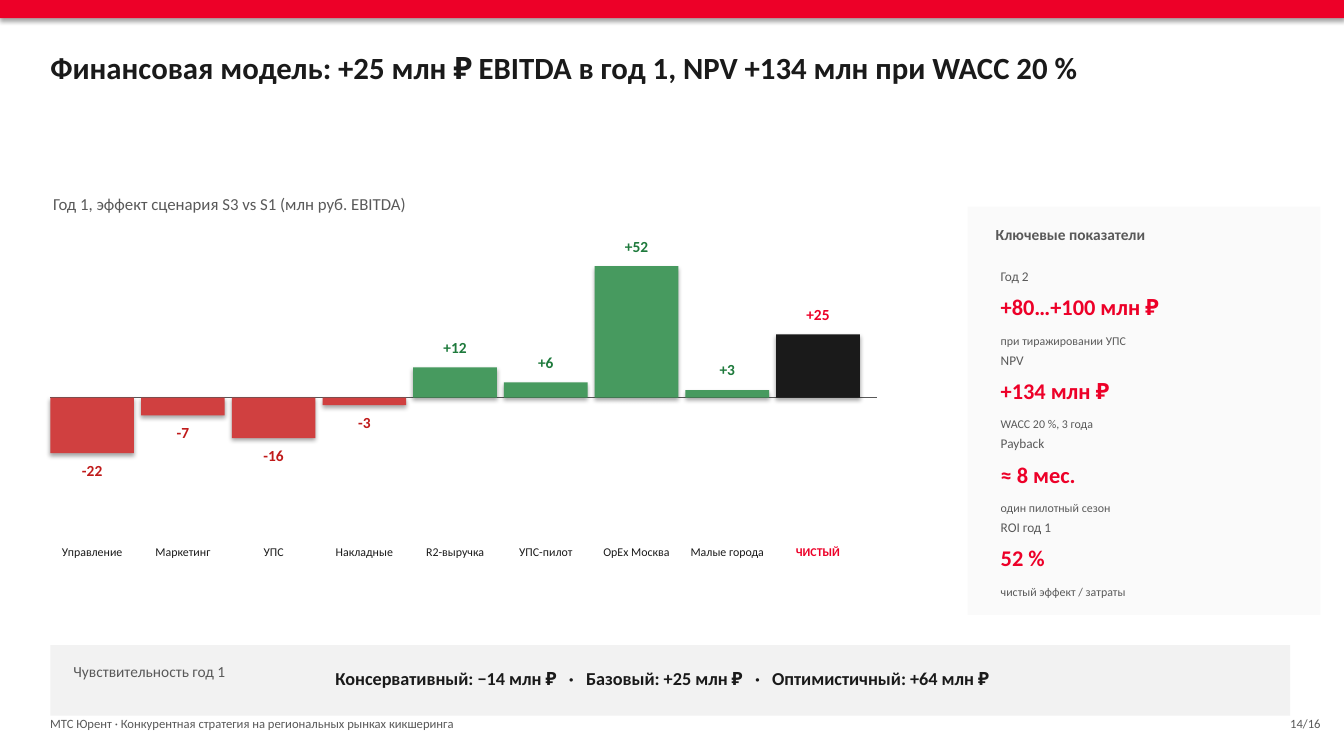
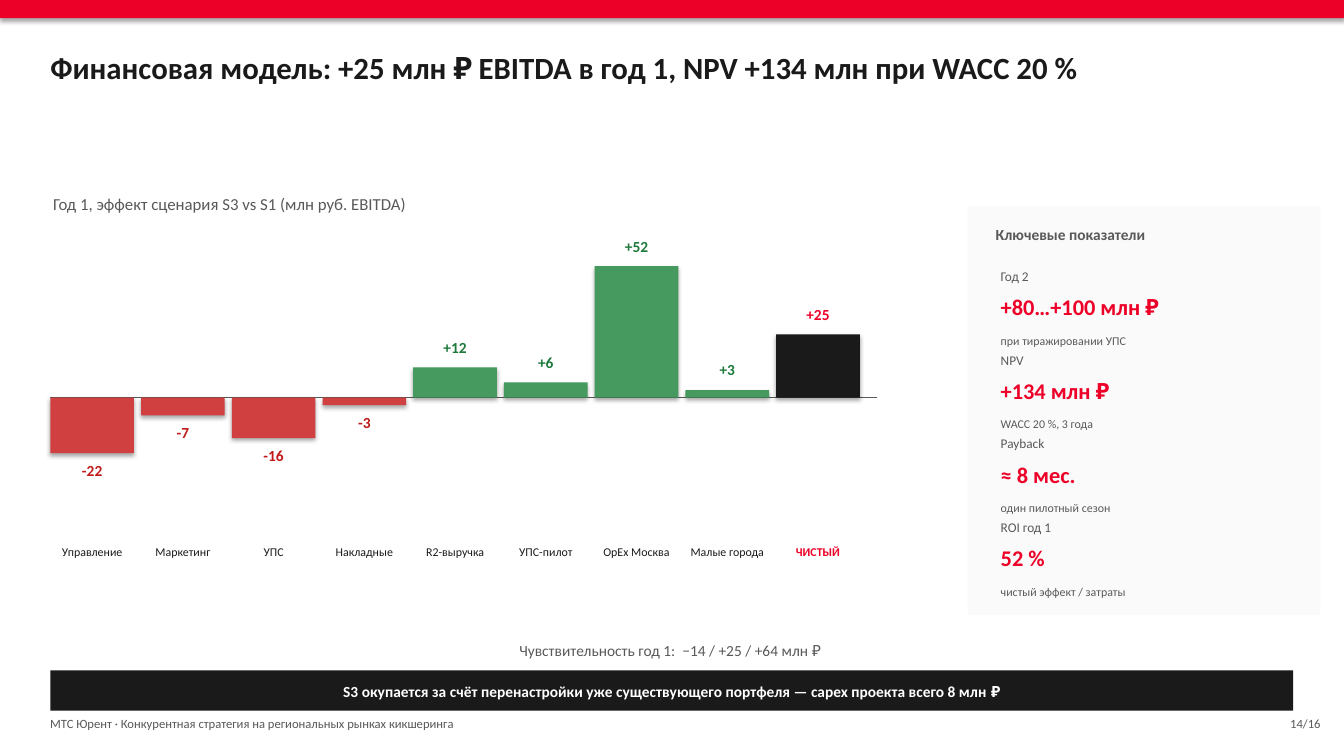
Before and after one commit to alalolop3-hue/-, a slide deck: slide 14 of vkr/VKR_presentation.pptx. Drawn at 1344x756 pixels with LibreOffice and Linux fonts; fonts in the diff are those of the drawing. Boxes give left, top, right and bottom in pixels: in the first picture for what was removed or moved away, otherwise in the second. Text is boxed around its words. In the diff, an @@ line names an element or a change of style, - is before the commit and + after.

```diff
--- a/vkr/VKR_presentation.pptx
+++ b/vkr/VKR_presentation.pptx
@@ text at box(519, 645, 809, 659): text changed @@
-Чувствительность год 1
+Чувствительность год 1: −14 / +25 / +64 млн ₽
@@ rectangle: place and size @@
-rectangle at box(50, 645, 1291, 716)
+rectangle at box(50, 670, 1294, 711)
@@ rectangle at box(50, 670, 1294, 711): fill #F2F2F2 to #1A1A1A @@
@@ text at box(343, 686, 987, 700): text changed; size 13 to 11 pt; text colour #1A1A1A to #FFFFFF @@
-Консервативный: −14 млн ₽ · Базовый: +25 млн ₽ · Оптимистичный: +64 млн ₽
+S3 окупается за счёт перенастройки уже существующего портфеля — capex проекта всего 8 млн ₽
```
Also in this commit, not shown: 13 other slides changed, 4 other files.
